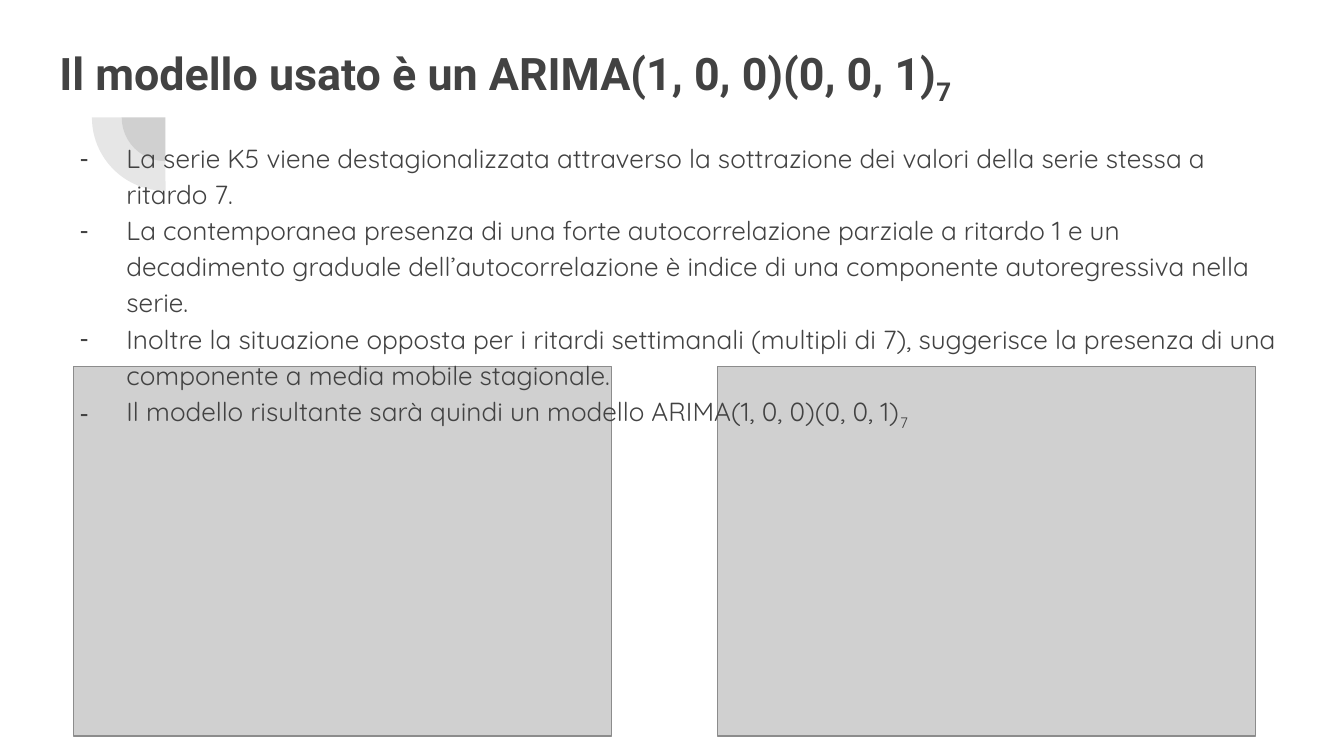
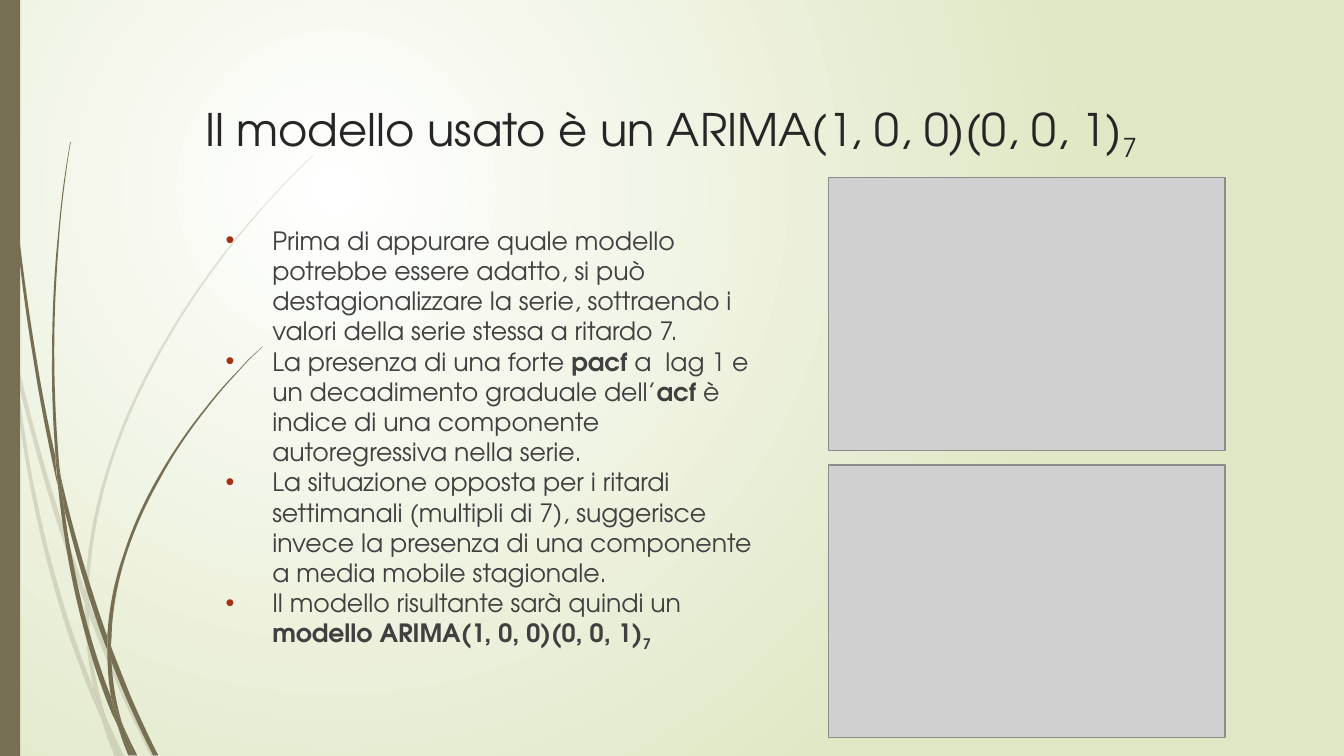
Before and after one commit to lynkx21/BB, a slide deck: slide 13 of BitBang.pptx. Drawn at 1344x756 pixels with LibreOffice and Linux fonts; fonts in the diff are those of the drawing; grey boxes stand for pictures. Boxes give left, top, right and bottom in pixels: in the first picture for what was removed or moved away, otherwise in the second. Text is boxed around its words. In the diff, an @@ line names an element or a change of style, - is before the commit and + after.

Commit message:
Final presentation

```diff
--- a/BitBang.pptx
+++ b/BitBang.pptx
@@ background #FFFFFF to gradient #FFFFFF to #DFE8C4 @@
@@ rectangle added at (x1=0, y1=0, x2=20, y2=755), fill #766F54 @@
@@ pie slice (boxed as its full ellipse) removed at (x1=91, y1=44, x2=238, y2=191) @@
@@ pie slice (boxed as its full ellipse) removed at (x1=122, y1=74, x2=210, y2=161) @@
@@ title "Il modello usato è un ..." moved from (x1=59, y1=55, x2=951, y2=101) to (x1=205, y1=112, x2=1137, y2=157) @@
@@ title "Il modello usato è un ..." at (x1=205, y1=112, x2=1137, y2=157): font Roboto to TeX Gyre Adventor, text colour #424242 to #262626, bold off @@
@@ picture resized from (x1=74, y1=367, x2=612, y2=737) to (x1=828, y1=177, x2=1224, y2=450) @@
@@ text "Prima di appurare quale modello ..." moved from (x1=126, y1=141, x2=1276, y2=429) to (x1=272, y1=231, x2=751, y2=649) @@
@@ text at (x1=272, y1=231, x2=751, y2=594): text changed; size 14 to 13.5 pt; font Quicksand to TeX Gyre Adventor; text colour #424242 to #404040 @@
-– La serie K5 viene destagionalizzata attraverso la sottrazione dei valori della serie stessa a ritardo 7.
-– La contemporanea presenza di una forte autocorrelazione parziale a ritardo 1 e un decadimento graduale dell’autocorrelazione è indice di una componente autoregressiva nella serie.
-– Inoltre la situazione opposta per i ritardi settimanali (multipli di 7), suggerisce la presenza di una componente a media mobile stagionale.
+• Prima di appurare quale modello potrebbe essere adatto, si può destagionalizzare la serie, sottraendo i valori della serie stessa a ritardo 7.
+• La presenza di una forte pacf a lag 1 e un decadimento graduale dell’acf è indice di una componente autoregressiva nella serie.
+• La situazione opposta per i ritardi settimanali (multipli di 7), suggerisce invece la presenza di una componente a media mobile stagionale.
@@ picture resized from (x1=718, y1=367, x2=1255, y2=737) to (x1=828, y1=465, x2=1224, y2=738) @@
@@ text at (x1=272, y1=586, x2=681, y2=649): size 14 to 13.5 pt, font Quicksand to TeX Gyre Adventor, text colour #424242 to #404040 in "Il modello risultante sarà quindi un modello ..."; bold on in "modello ARIMA(1, 0, 0)(0, 0, 1)7"; bullet - to •; line spacing 1.15 to 1; less space between paragraphs; bullet colour #424242 to #A53010 @@
@@ group added at (x1=0, y1=155, x2=314, y2=756): 10 freeform shapes @@
@@ group added at (x1=3, y1=0, x2=263, y2=756): 12 freeform shapes @@
```
Also in this commit, not shown: 24 other slides changed, 6 slides added, 1 slide removed.
